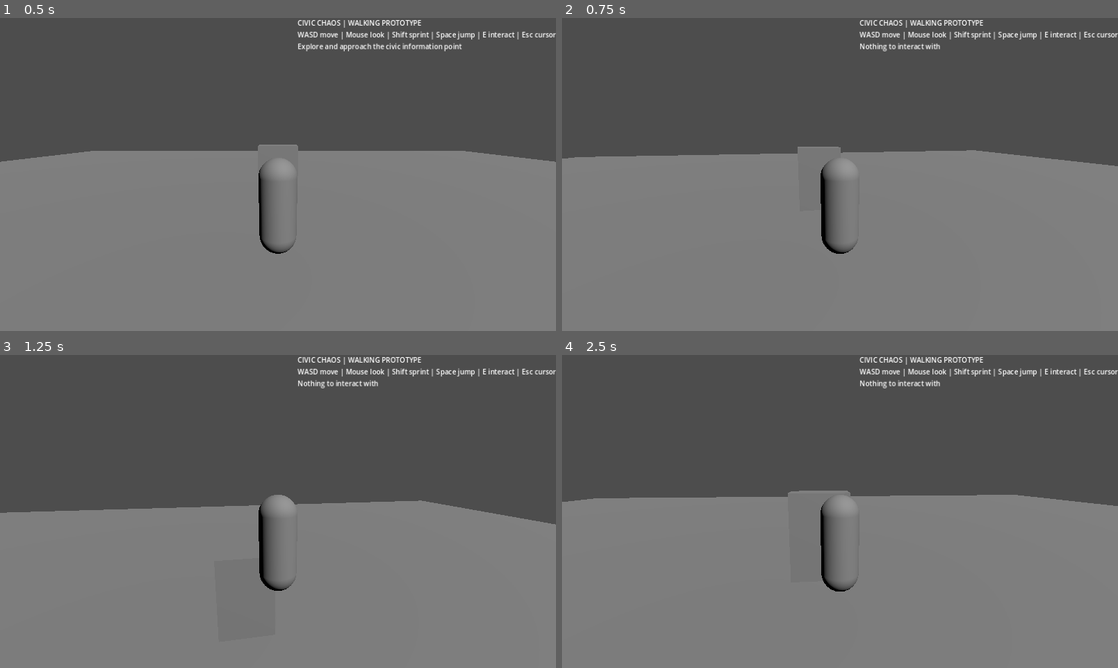
Above: before the commit, frames 1-4 (two rows, left to right).
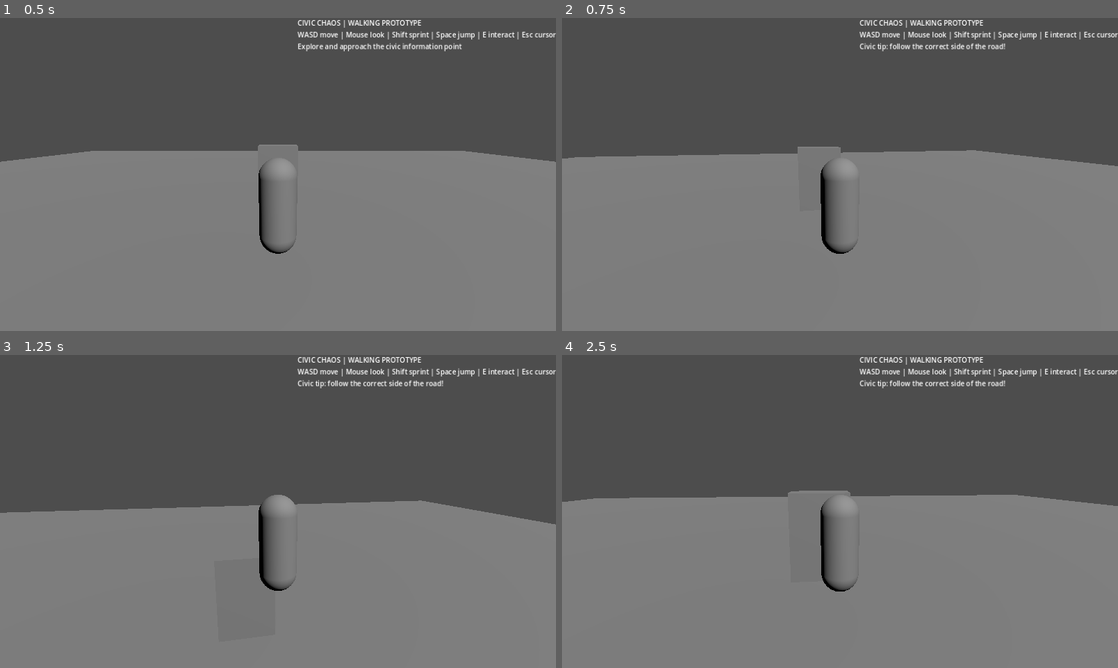
Above: after the commit, the same moments.

Repository: gauravprajapat-23/civic-chaos
Game: Godot game, scene res://scenes/core/main.tscn
Two runs of this game, one before a commit and one after it. Both use one fixed random seed, a clock stepped at 60 frames per second and the inputs below.
Inputs (mouse positions are in pixels of both pictures, inside the frame that each line leads up to):
- Up to frame 1 (0.5 s): no input
- Up to frame 2 (0.75 s): tap Enter at 0.5 s; move the mouse to (867, 174) at 0.52 s; hold W (move_forward) from 0.53 s (still down); hold E (interact) from 0.53 s (still down)
- Up to frame 3 (1.25 s): keep holding W (move_forward); keep holding E (interact); tap Space (jump) at 0.77 s
- Up to frame 4 (2.5 s): keep holding W (move_forward); move the mouse to (812, 511) at 1.27 s; release E (interact) at 1.28 s; tap E (interact) at 1.35, 2.3 s; tap Space (jump) at 1.52 s; move the mouse to (851, 505) at 2.02 s; hold Shift (sprint) from 2.03 s (still down)

Frame 1 is identical in both runs. In frame 2, 0.3% of the frame differs, in the area x 53-80%, y 8-11%; in frame 3, 0.3%; in frame 4, 0.3%.

Commit message:
fix(cc-004): interaction range measured from player not camera

Diff:
--- a/scripts/player/player_controller.gd
+++ b/scripts/player/player_controller.gd
@@ -75,7 +75,7 @@
 func try_interact() -> void:
     var center := camera.get_viewport().get_visible_rect().size * 0.5
     var origin := camera.project_ray_origin(center)
-    var destination := origin + camera.project_ray_normal(center) * interaction_distance
+    var destination := origin + camera.project_ray_normal(center) * (spring_arm.spring_length + interaction_distance + 1.0)
     var query := PhysicsRayQueryParameters3D.create(origin, destination)
     query.exclude = [get_rid()]
     var hit := get_world_3d().direct_space_state.intersect_ray(query)
@@ -85,6 +85,9 @@
     var target: Object = hit["collider"]
     if target is Node:
         var node := target as Node
+        if global_position.distance_to(node.global_position) > interaction_distance:
+            interaction_message.emit("Move closer to interact")
+            return
         if node.has_method("interact"):
             node.call("interact", self)
             interaction_attempted.emit(node)
